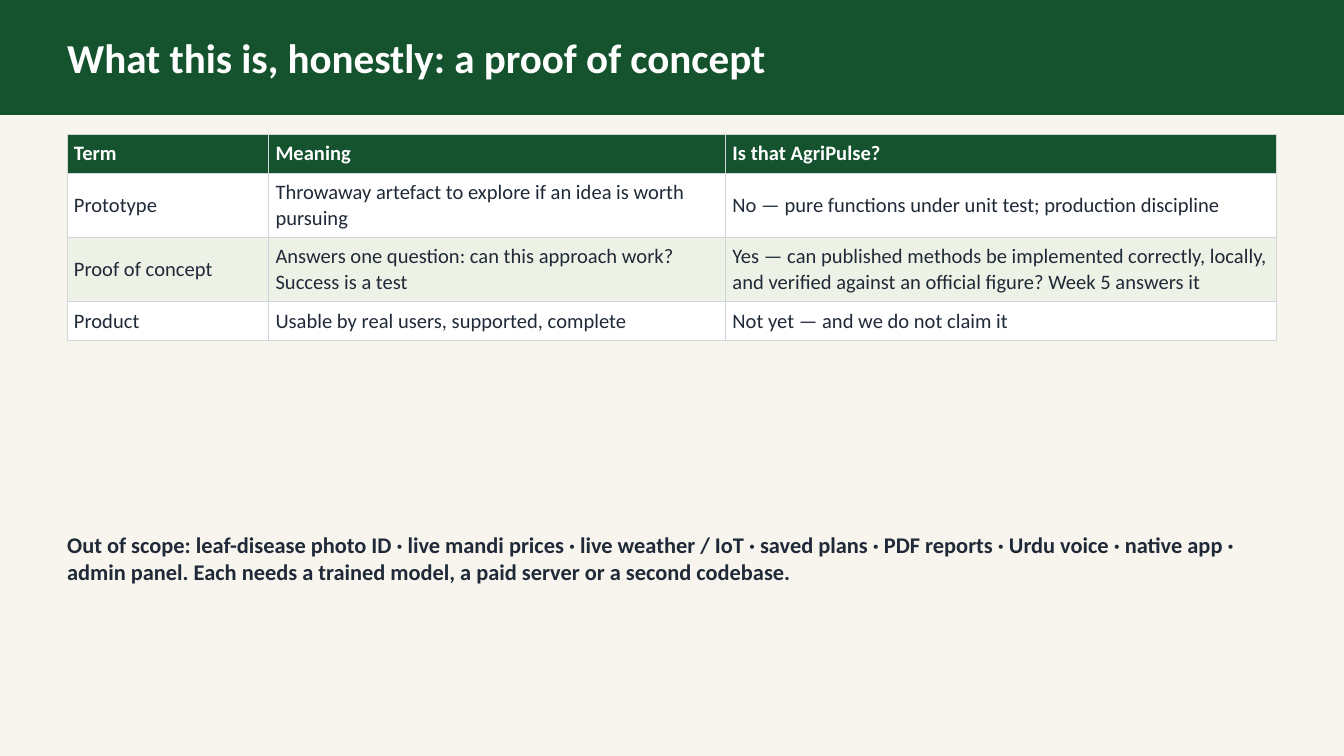
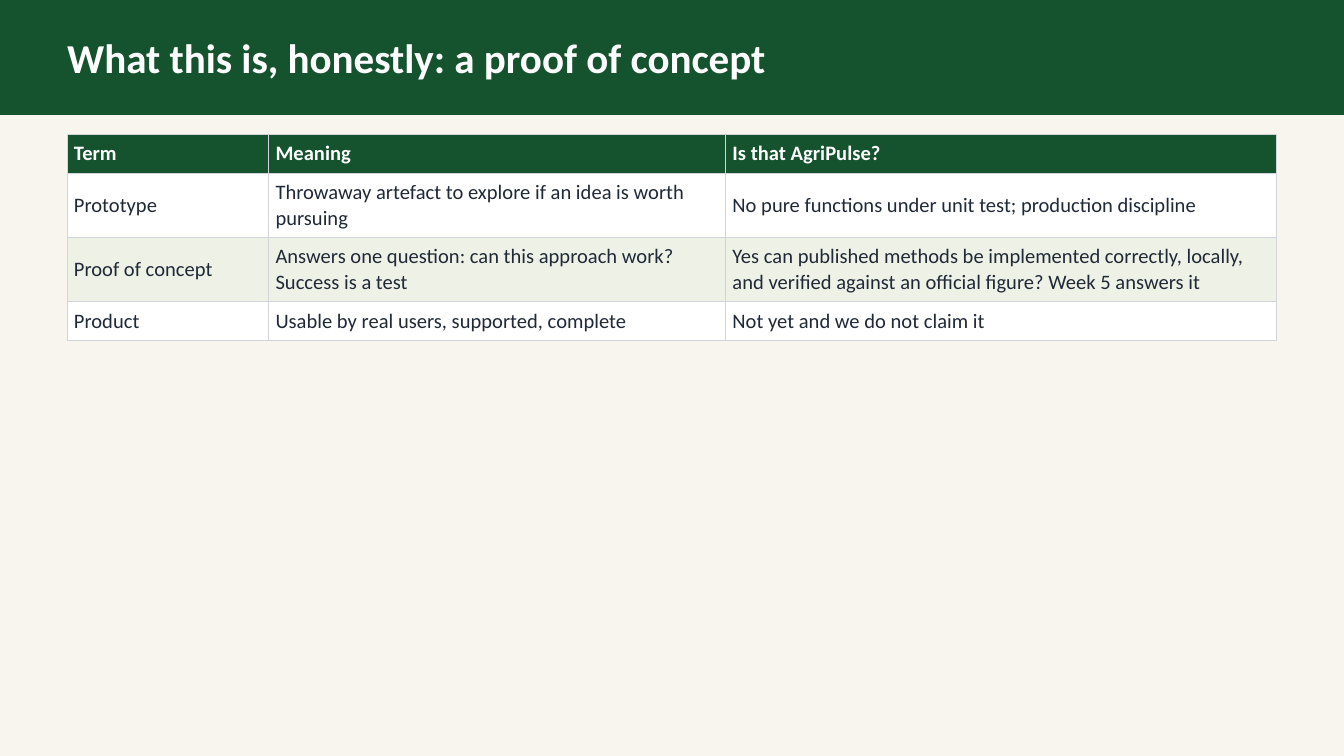
Before and after one commit to abdullahmunir139/my-fyp, a slide deck: slide 11 of deliverables/proposal/ppt/group_2_AgriPulse_Soil-Test_Driven_Farm_Planner.pptx (slide 17 before the commit). Drawn at 1344x756 pixels with LibreOffice and Linux fonts; fonts in the diff are those of the drawing. Boxes give left, top, right and bottom in pixels: in the first picture for what was removed or moved away, otherwise in the second. Text is boxed around its words. In the diff, an @@ line names an element or a change of style, - is before the commit and + after.

Commit message:
Update AgriPulse Soil-Test Driven Farm Planner documents: modify ODP, PDF, and PPTX files

```diff
--- a/deliverables/proposal/ppt/group_2_AgriPulse_Soil-Test_Driven_Farm_Planner.pptx
+++ b/deliverables/proposal/ppt/group_2_AgriPulse_Soil-Test_Driven_Farm_Planner.pptx
@@ table at (67,134,1277,384) @@
-row 2, column 3: No — pure functions under unit test; production discipline
+row 2, column 3: No pure functions under unit test; production discipline
-row 3, column 3: Yes — can published methods be implemented correctly, locally, and verified against an official figure? Week 5 answers it
+row 3, column 3: Yes can published methods be implemented correctly, locally, and verified against an official figure? Week 5 answers it
-row 4, column 3: Not yet — and we do not claim it
+row 4, column 3: Not yet and we do not claim it
@@ borders changed @@
@@ text removed at (67,537,1222,584) @@
-Out of scope: leaf-disease photo ID · live mandi prices · live weather / IoT · saved plans · PDF reports · Urdu voice · native app · admin panel. Each needs a trained model, a paid server or a second codebase.
```
Also in this commit, not shown: 9 other slides changed, 2 slides added, 8 slides removed, 2 other files.
